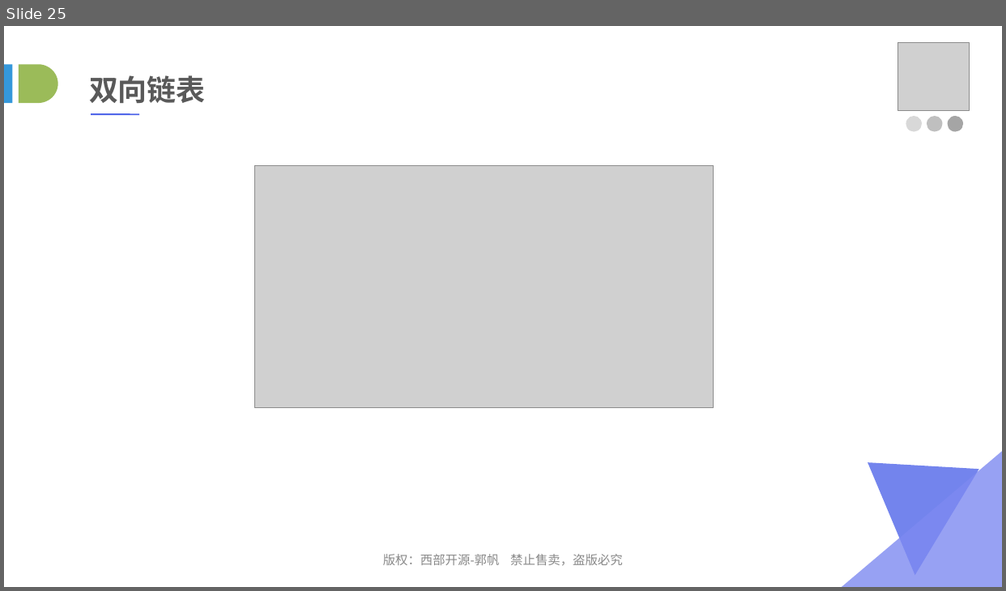
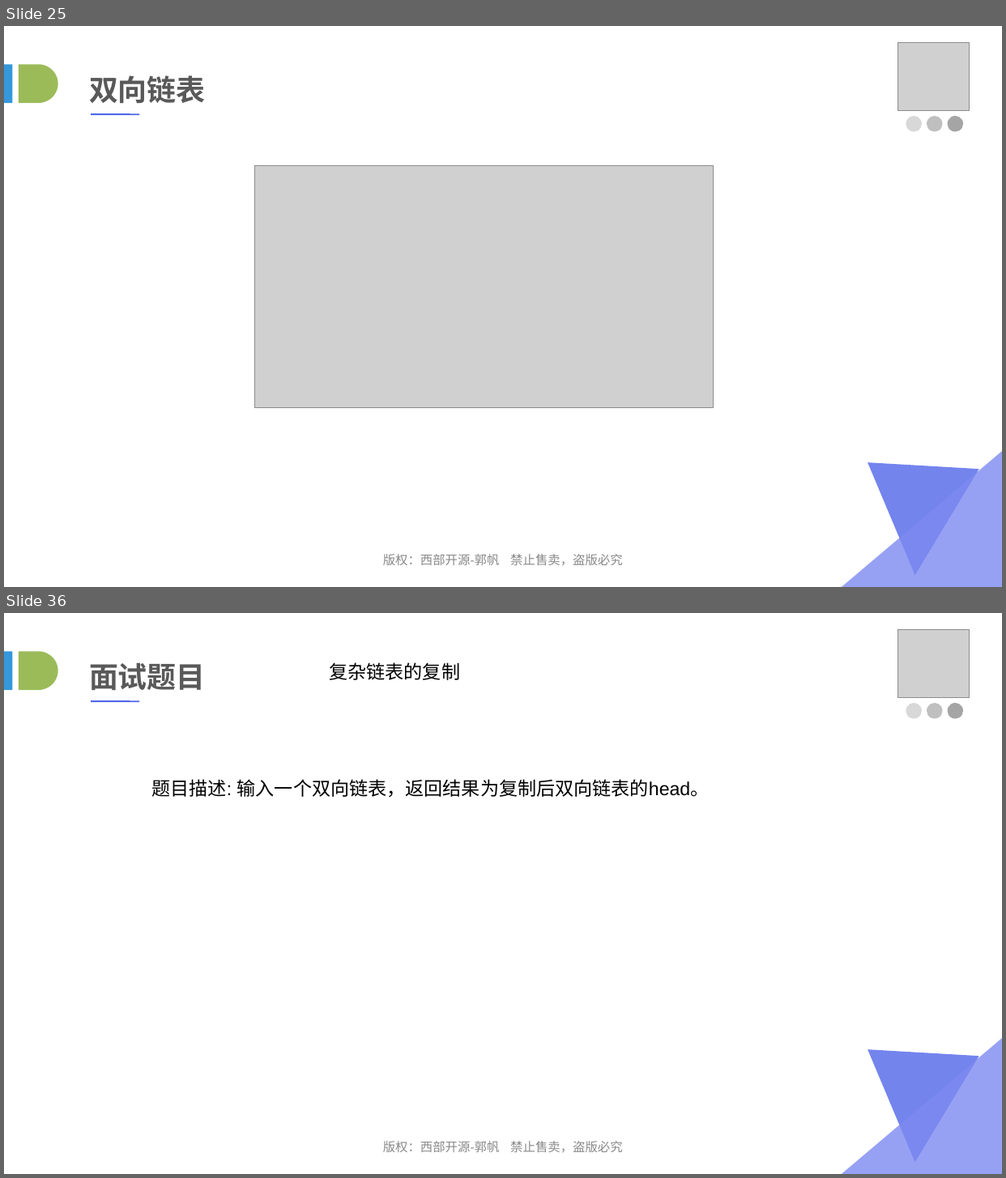
Before and after one commit to lvah/PPTSource, a slide deck: 03_数据结构与算法/03_链表.ppt. Shown one above the other, each under a label of ours: slide 25 before the commit, slides 25 and 36 after it; the slides between them are not shown. The pictures are 1006x591 and 1006x1178 pixels, drawn with LibreOffice and Linux fonts; fonts in the diff are those of the drawing; grey boxes stand for pictures. Boxes give left, top, right and bottom in pixels: in the first picture for what was removed or moved away, otherwise in the second. Text is boxed around its words. In the diff, an @@ line names an element or a change of style, - is before the commit and + after.

```diff
--- a/03_数据结构与算法/03_链表.ppt
+++ b/03_数据结构与算法/03_链表.ppt
@@ slide 36 added at [4,613,1002,1174], background #FFFFFF @@
@@ picture added at [897,629,968,696] @@
@@ rectangle added at [4,651,12,690], fill #3498DB @@
@@ flow chart delay added at [19,651,57,690], fill #9BBB59 @@
@@ text added at [89,662,206,690], 28 pt, text #595959, bold @@
+面试题目
@@ text added at [329,662,460,680], 18 pt, text #000000 @@
+复杂链表的复制
@@ line added from (91, 701) to (139, 701), #5066E9 1.5 pt @@
@@ ellipse added at [906,703,921,718], fill #D8D8D8 @@
@@ ellipse added at [927,703,942,718], fill #BFBFBF @@
@@ ellipse added at [948,703,963,718], fill #A5A5A5 @@
@@ text added at [152,779,710,798], 18 pt, text #000000 @@
+题目描述: 输入一个双向链表，返回结果为复制后双向链表的head。
@@ freeform shape added at [841,1038,1002,1174], fill #7E8AF1 at 80% opacity @@
@@ freeform shape added at [867,1049,978,1162], fill #5066E9 at 80% opacity @@
@@ text added at [383,1141,622,1153], 12 pt, text #898989 @@
+版权：西部开源-郭帆 禁止售卖，盗版必究
```
Also in this commit, not shown: 6 slides changed, 13 other slides added, 4 other files.
